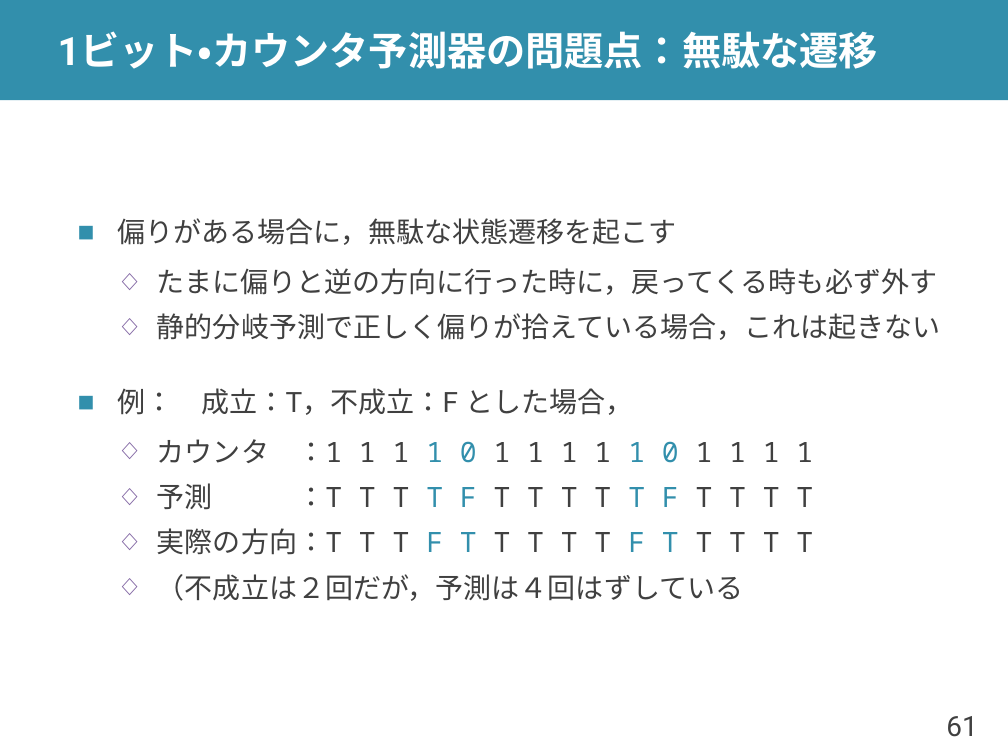
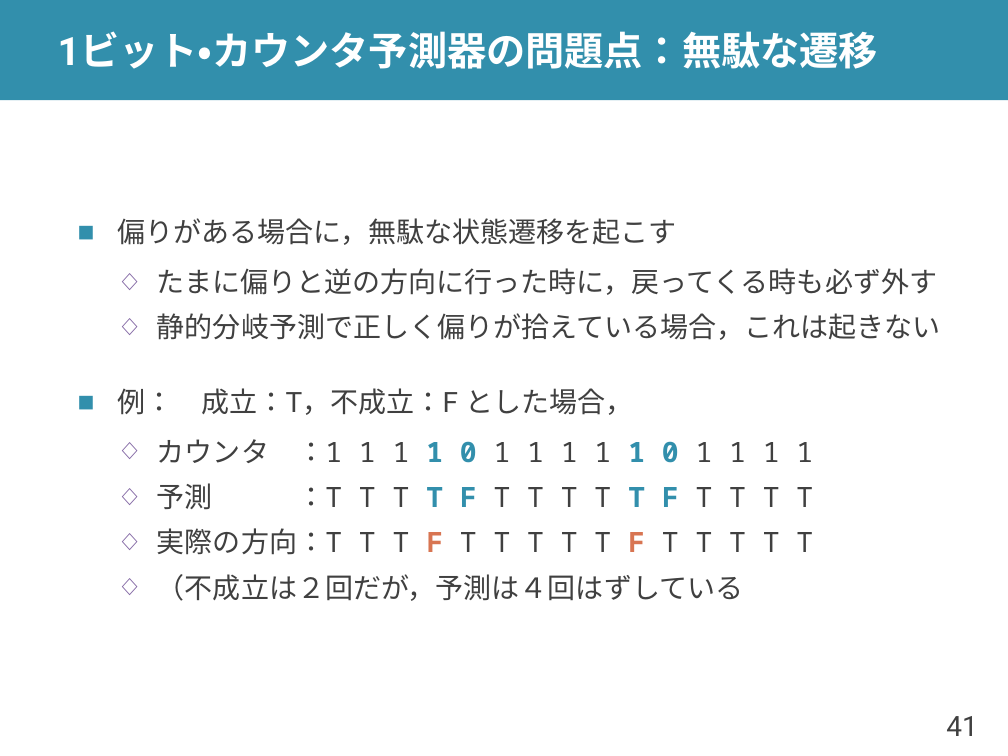
Before and after one commit to shioyadan/advanced-computer-organization, a slide deck: slide 41 of aco-shioya-06.pptx (slide 61 before the commit). Drawn at 1008x756 pixels with LibreOffice and Linux fonts; fonts in the diff are those of the drawing. Boxes give left, top, right and bottom in pixels: in the first picture for what was removed or moved away, otherwise in the second. Text is boxed around its words. In the diff, an @@ line names an element or a change of style, - is before the commit and + after.

```diff
--- a/aco-shioya-06.pptx
+++ b/aco-shioya-06.pptx
@@ text at bbox=[157, 439, 813, 555]: bold on in "1 0 1 0", "T F T F", "F F"; text colour #328FAC to #D87552 in "F F"; text colour #328FAC to #404040 in "T T" @@
@@ page number at bbox=[946, 716, 977, 736]: text changed @@
-61
+41
```
Also in this commit, not shown: 8 other slides changed, 15 slides added, 19 slides removed, 1 other file.
